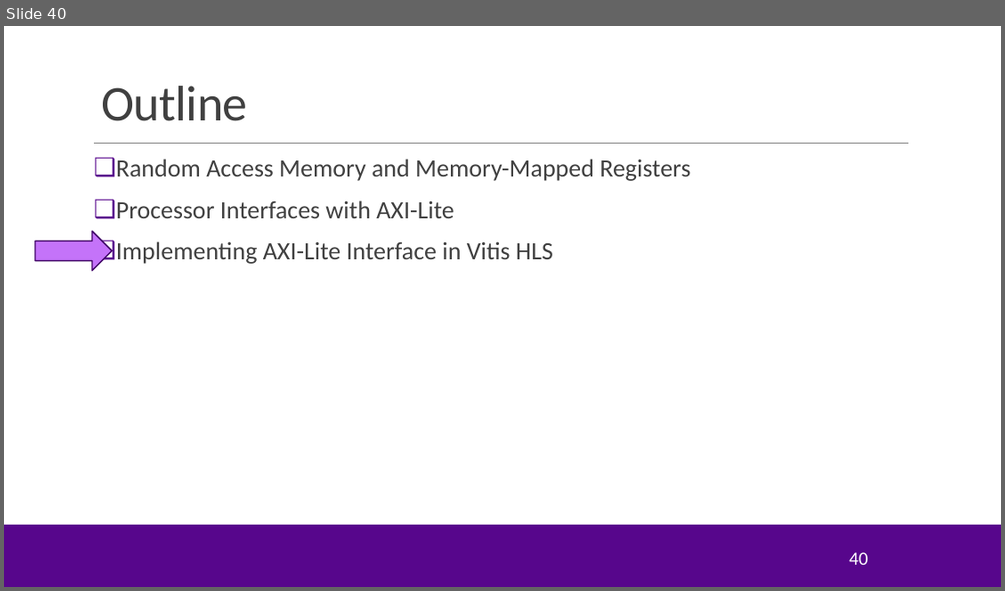
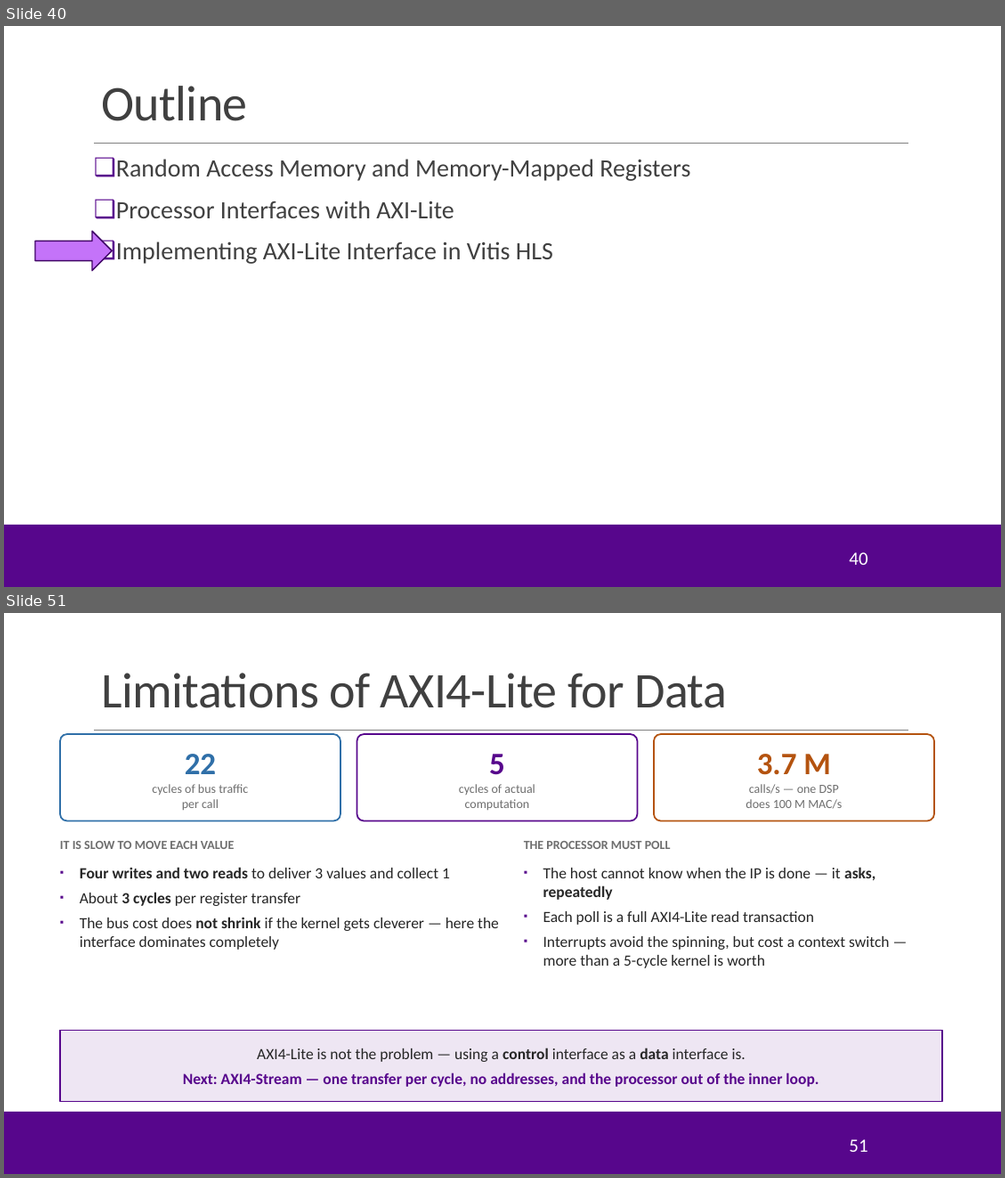
Before and after one commit to sdrangan/hwdesign, a slide deck: units/unit04_procif/procif.pptx. Shown one above the other, each under a label of ours: slide 40 before the commit, slides 40 and 51 after it; the slides between them are not shown. The pictures are 1005x591 and 1005x1178 pixels, drawn with LibreOffice and Linux fonts; fonts in the diff are those of the drawing; background and template pictures are left out. Boxes give left, top, right and bottom in pixels: in the first picture for what was removed or moved away, otherwise in the second. Text is boxed around its words. In the diff, an @@ line names an element or a change of style, - is before the commit and + after.

```diff
--- a/units/unit04_procif/procif.pptx
+++ b/units/unit04_procif/procif.pptx
@@ slide 51 added at (4, 613, 1001, 1174), background #FFFFFF; not listed: 3 template elements that a slide beside it also shows @@
@@ title added at (101, 673, 727, 708), 48 pt, text #404040 @@
+Limitations of AXI4-Lite for Data
@@ rounded rectangle added at (60, 734, 340, 821), fill #FFFFFF, outline #2F6FA8 1.5 pt, 12 pt, text #6E6E6E @@
+22
+cycles of bus traffic
+per call
@@ rounded rectangle added at (357, 734, 638, 821), fill #FFFFFF, outline #57068C 1.5 pt, 12 pt, text #6E6E6E @@
+5
+cycles of actual
+computation
@@ rounded rectangle added at (654, 734, 934, 821), fill #FFFFFF, outline #B4530F 1.5 pt, 12 pt, text #6E6E6E @@
+3.7 M
+calls/s — one DSP
+does 100 M MAC/s
@@ text added at (60, 841, 235, 849), 12 pt, text #6E6E6E, bold @@
+IT IS SLOW TO MOVE EACH VALUE
@@ text added at (524, 841, 671, 849), 12 pt, text #6E6E6E, bold @@
+THE PROCESSOR MUST POLL
@@ text added at (80, 867, 499, 949), 15 pt, text #262626 @@
+▪ Four writes and two reads to deliver 3 values and collect 1
+▪ About 3 cycles per register transfer
+▪ The bus cost does not shrink if the kernel gets cleverer — here the interface dominates completely
@@ text added at (543, 867, 889, 968), 15 pt, text #262626 @@
+▪ The host cannot know when the IP is done — it asks, repeatedly
+▪ Each poll is a full AXI4-Lite read transaction
+▪ Interrupts avoid the spinning, but cost a context switch — more than a 5-cycle kernel is worth
@@ rectangle added at (60, 1030, 942, 1102), fill #EEE6F3, outline #57068C 1.25 pt, 15 pt, text #57068C, bold @@
+AXI4-Lite is not the problem — using a control interface as a data interface is.
+Next: AXI4-Stream — one transfer per cycle, no addresses, and the processor out of the inner loop.
@@ page number added at (849, 1139, 867, 1151), 18 pt, text #FFFFFF @@
+51
```
Also in this commit, not shown: 7 slides changed, 4 other slides added, 13 slides removed, 3 other files.
